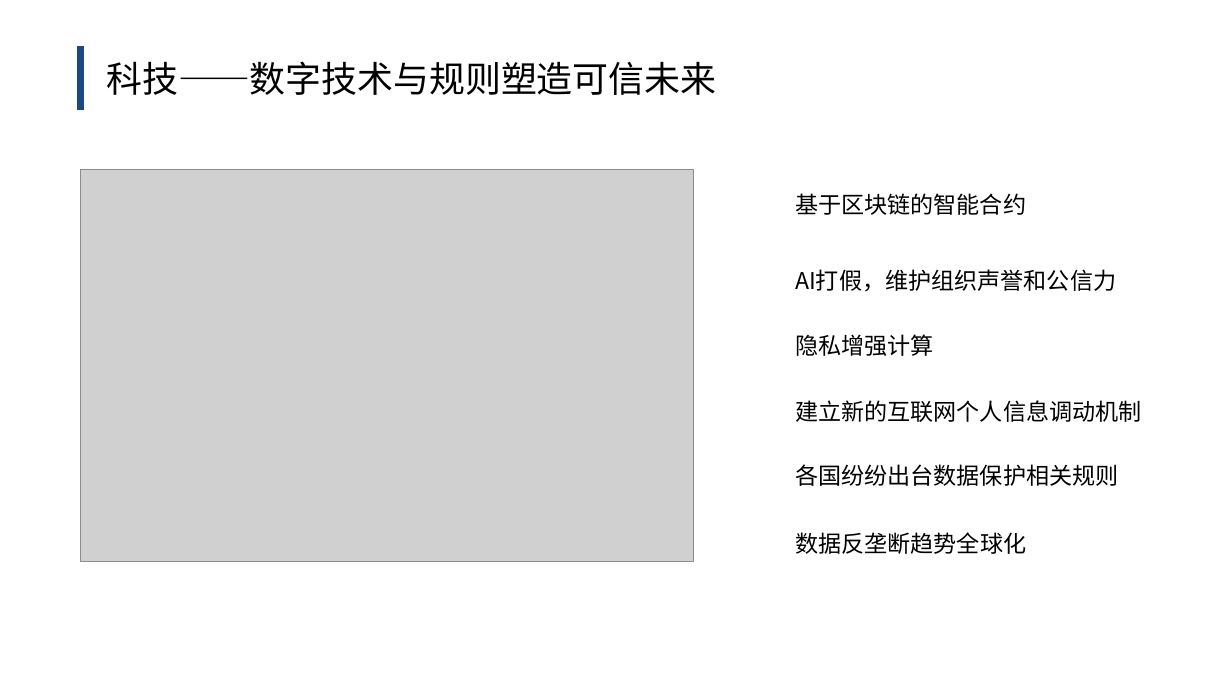
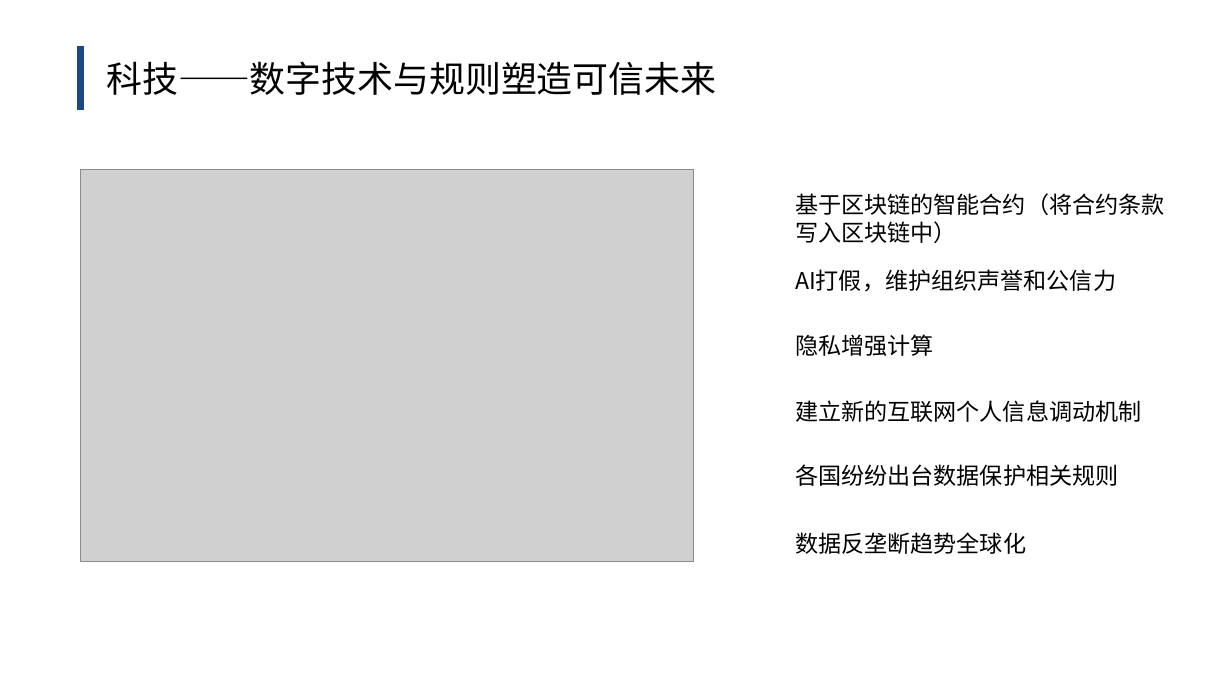
Before and after one commit to daxiongpro/articles, a slide deck: slide 10 of ppt/huawei2030.pptx. Drawn at 1232x693 pixels with LibreOffice and Linux fonts; fonts in the diff are those of the drawing; grey boxes stand for pictures. Boxes give left, top, right and bottom in pixels: in the first picture for what was removed or moved away, otherwise in the second. Text is boxed around its words. In the diff, an @@ line names an element or a change of style, - is before the commit and + after.

```diff
--- a/ppt/huawei2030.pptx
+++ b/ppt/huawei2030.pptx
@@ text at [795,193,1165,243]: text changed @@
-基于区块链的智能合约
+基于区块链的智能合约（将合约条款写入区块链中）
```
Also in this commit, not shown: 5 other slides changed.
